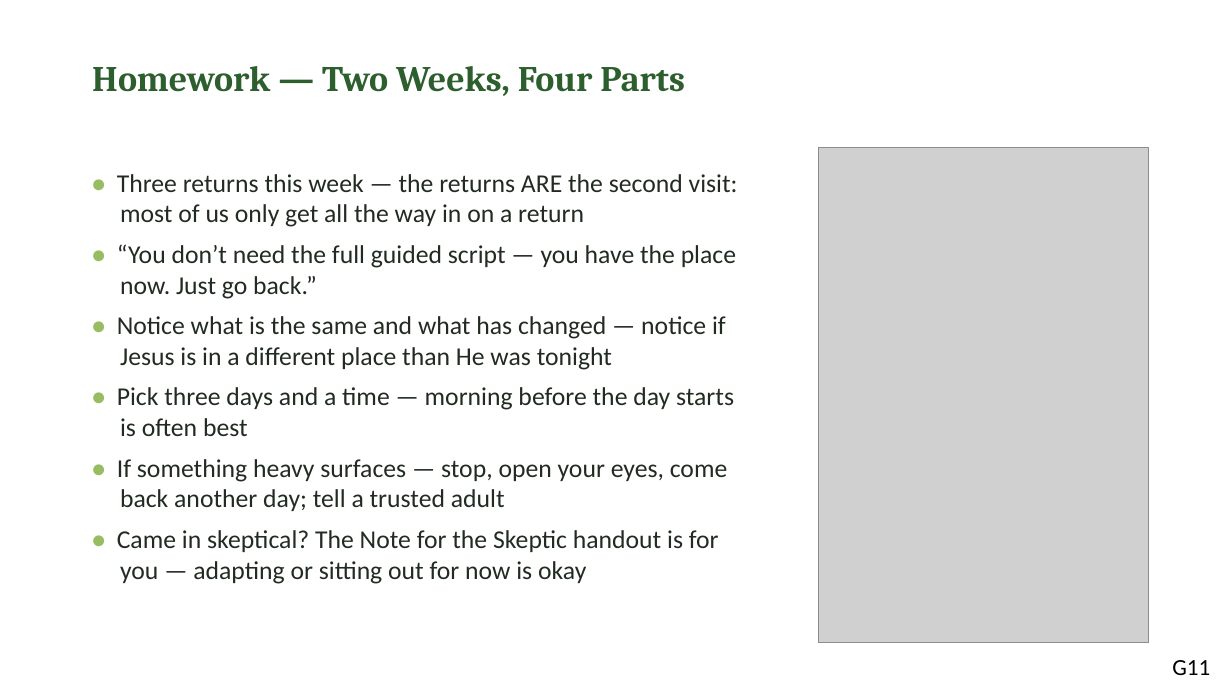
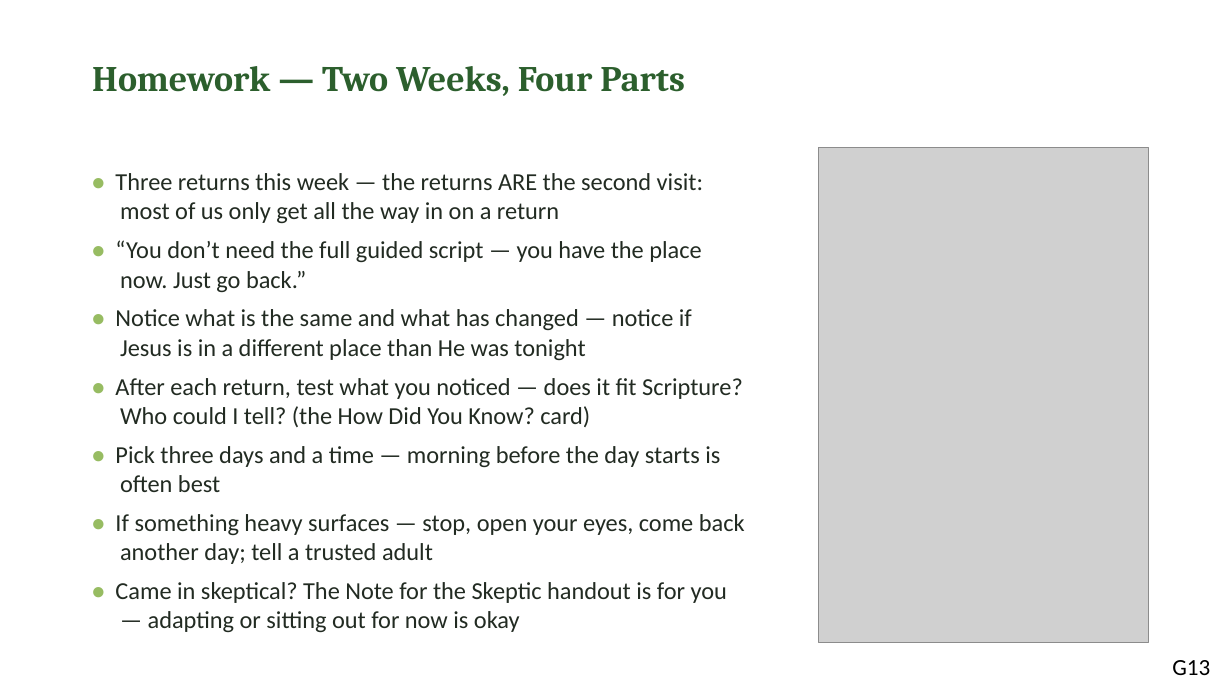
Before and after one commit to jgtittle-ministries/fellowship-of-the-heart-pilot-at-cca-dev, a slide deck: slide 13 of _implementation-notes/evening-series/FotH Evening Session 9-10 Combined Slides DRAFT v1.pptx (slide 11 before the commit). Drawn at 1232x693 pixels with LibreOffice and Linux fonts; fonts in the diff are those of the drawing; grey boxes stand for pictures. Boxes give left, top, right and bottom in pixels: in the first picture for what was removed or moved away, otherwise in the second. Text is boxed around its words. In the diff, an @@ line names an element or a change of style, - is before the commit and + after.

```diff
--- a/_implementation-notes/evening-series/FotH Evening Session 9-10 Combined Slides DRAFT v1.pptx
+++ b/_implementation-notes/evening-series/FotH Evening Session 9-10 Combined Slides DRAFT v1.pptx
@@ text at bbox=[115, 173, 745, 632]: size 20 to 19 pt in "• Three returns this week — the ...", "• “You don’t need the full guided ...", "• Notice what is the same and ...", "• Pick three days and a time ..." and 2 more places @@
@@ text at bbox=[115, 378, 743, 427]: paragraph added @@
+• After each return, test what you noticed — does it fit Scripture? Who could I tell? (the How Did You Know? card)
@@ text at bbox=[1172, 660, 1210, 675]: text changed @@
-G11
+G13
```
Also in this commit, not shown: 9 other slides changed, 2 slides added, 9 other files.
